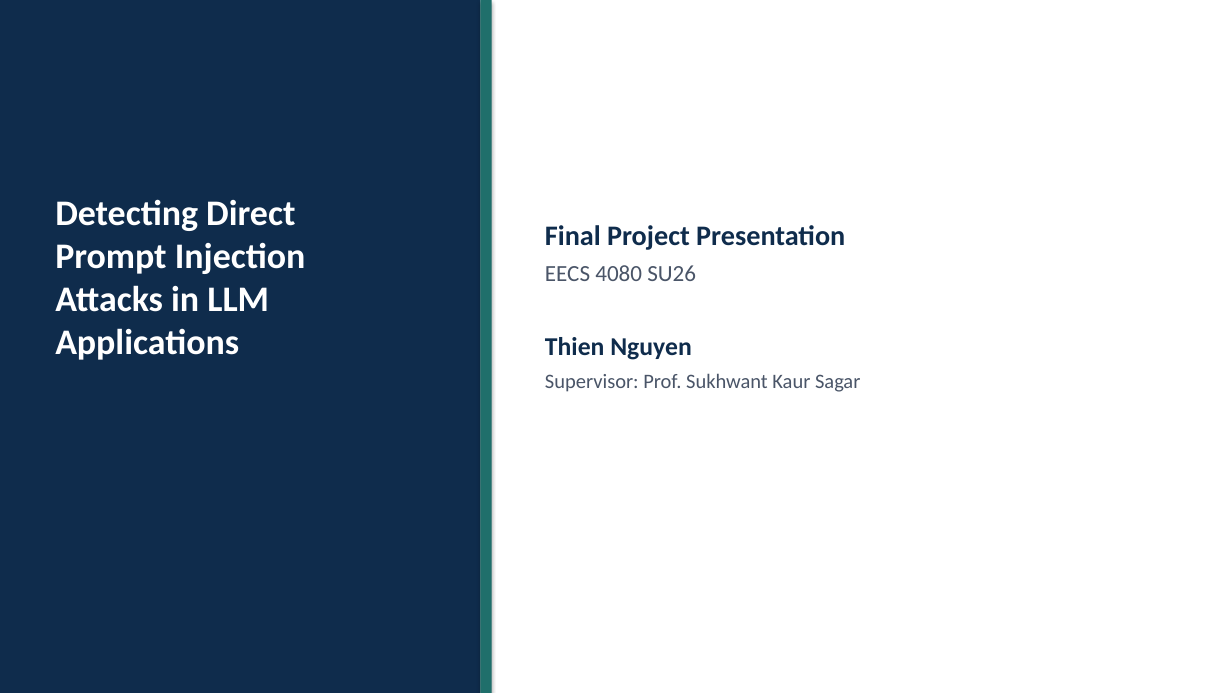
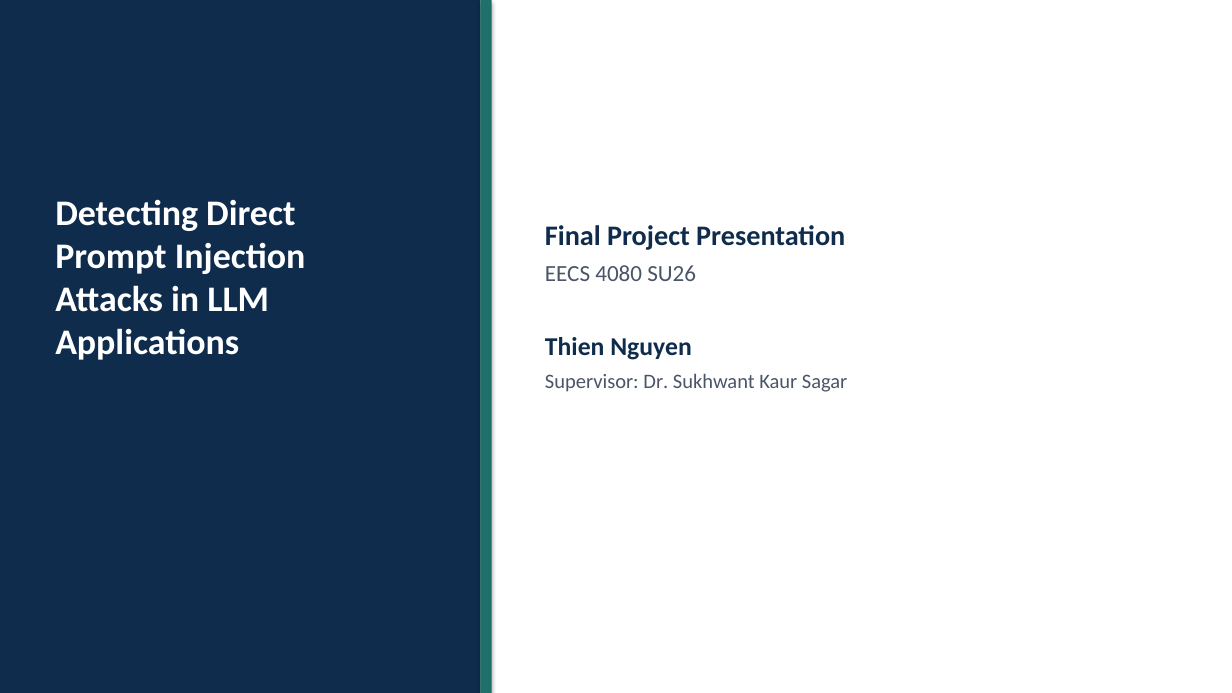
Before and after one commit to thien-ng97/prompt-injection-detection-framework, a slide deck: slide 1 of progress report/final_report/Final_Presentation_Slides_Revised.pptx. Drawn at 1232x693 pixels with LibreOffice and Linux fonts; fonts in the diff are those of the drawing. Boxes give left, top, right and bottom in pixels: in the first picture for what was removed or moved away, otherwise in the second. Text is boxed around its words. In the diff, an @@ line names an element or a change of style, - is before the commit and + after.

```diff
--- a/progress report/final_report/Final_Presentation_Slides_Revised.pptx
+++ b/progress report/final_report/Final_Presentation_Slides_Revised.pptx
@@ text at (545,373,847,392): text changed @@
-Supervisor: Prof. Sukhwant Kaur Sagar
+Supervisor: Dr. Sukhwant Kaur Sagar
```
Also in this commit, not shown: 1 other file.
